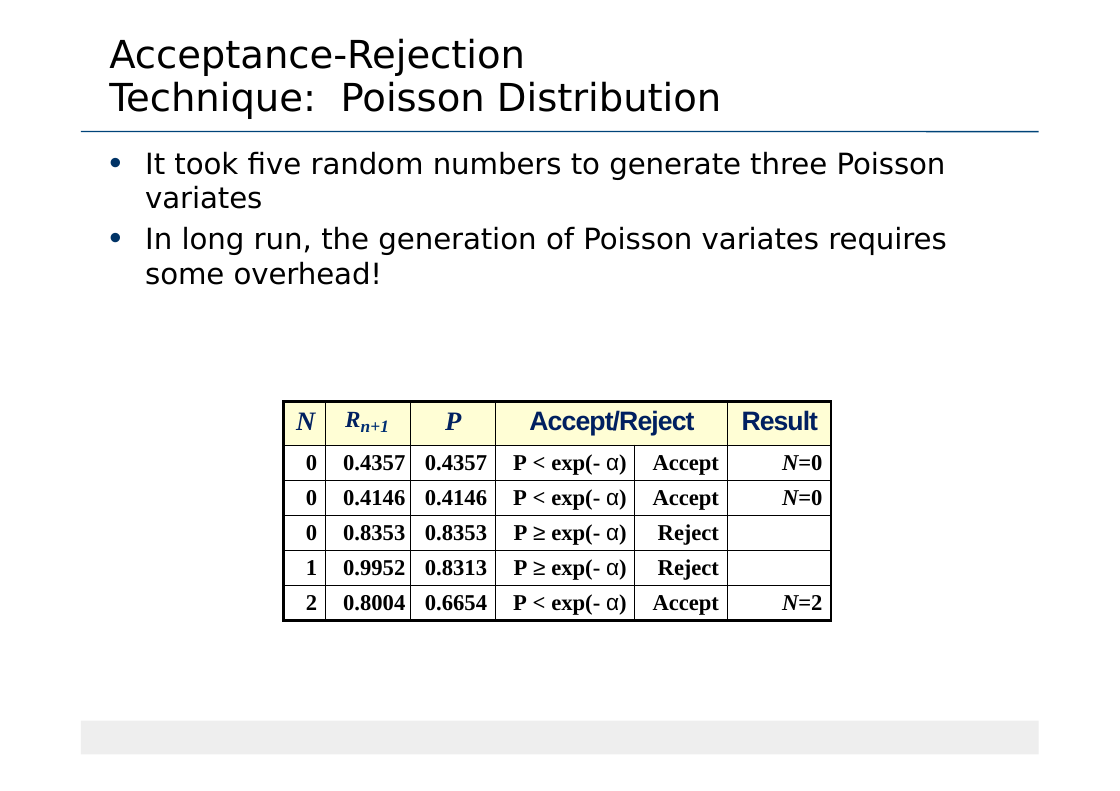
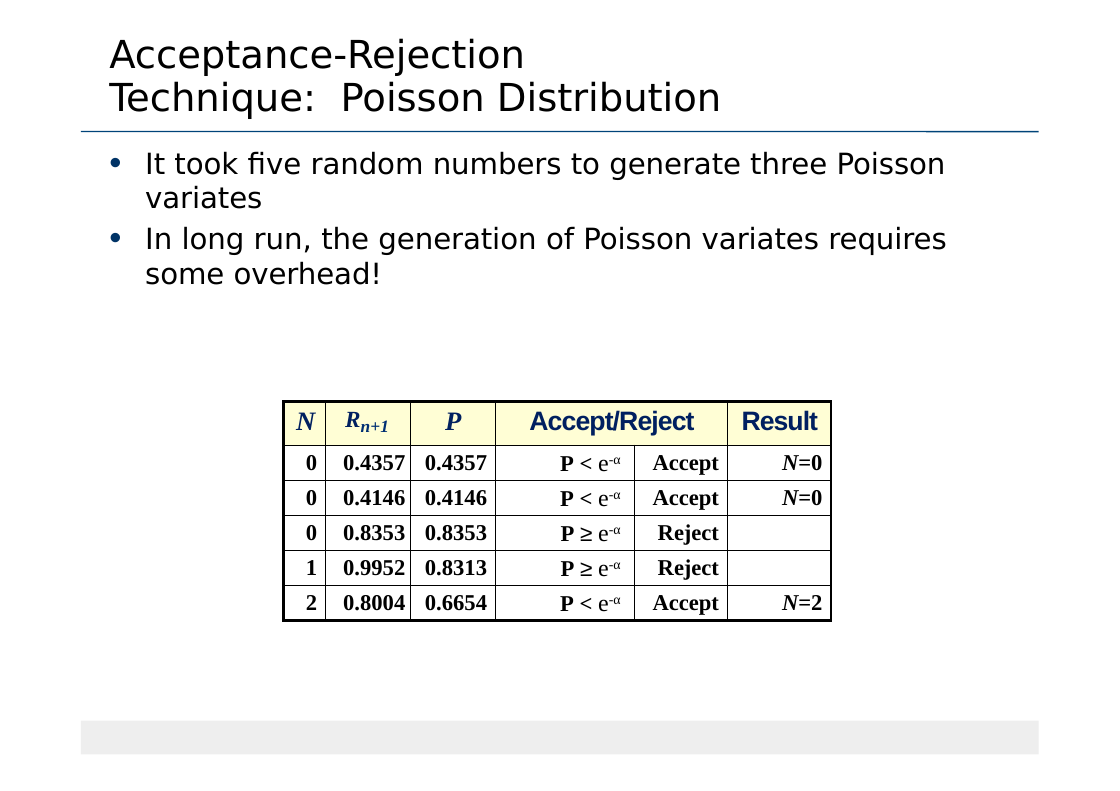
Before and after one commit to Sourabhsk870/6TH-SEM-NOTES, a slide deck: slide 36 of 18CS645/MODULE 3/Random Number-Variate generation-correct.pptx (slide 38 before the commit). Drawn at 1120x791 pixels with LibreOffice and Linux fonts; fonts in the diff are those of the drawing. Boxes give left, top, right and bottom in pixels: in the first picture for what was removed or moved away, otherwise in the second. Text is boxed around its words. In the diff, an @@ line names an element or a change of style, - is before the commit and + after.

```diff
--- a/18CS645/MODULE 3/Random Number-Variate generation-correct.pptx
+++ b/18CS645/MODULE 3/Random Number-Variate generation-correct.pptx
@@ table at bbox=[284, 401, 832, 621] @@
-row 2, column 4: P < exp(- α)
+row 2, column 4: P < e-α
-row 3, column 4: P < exp(- α)
+row 3, column 4: P < e-α
-row 4, column 4: P ≥ exp(- α)
+row 4, column 4: P ≥ e-α
-row 5, column 4: P ≥ exp(- α)
+row 5, column 4: P ≥ e-α
-row 6, column 4: P < exp(- α)
+row 6, column 4: P < e-α
```
Also in this commit, not shown: 13 other slides changed, 1 slide added, 3 slides removed.
